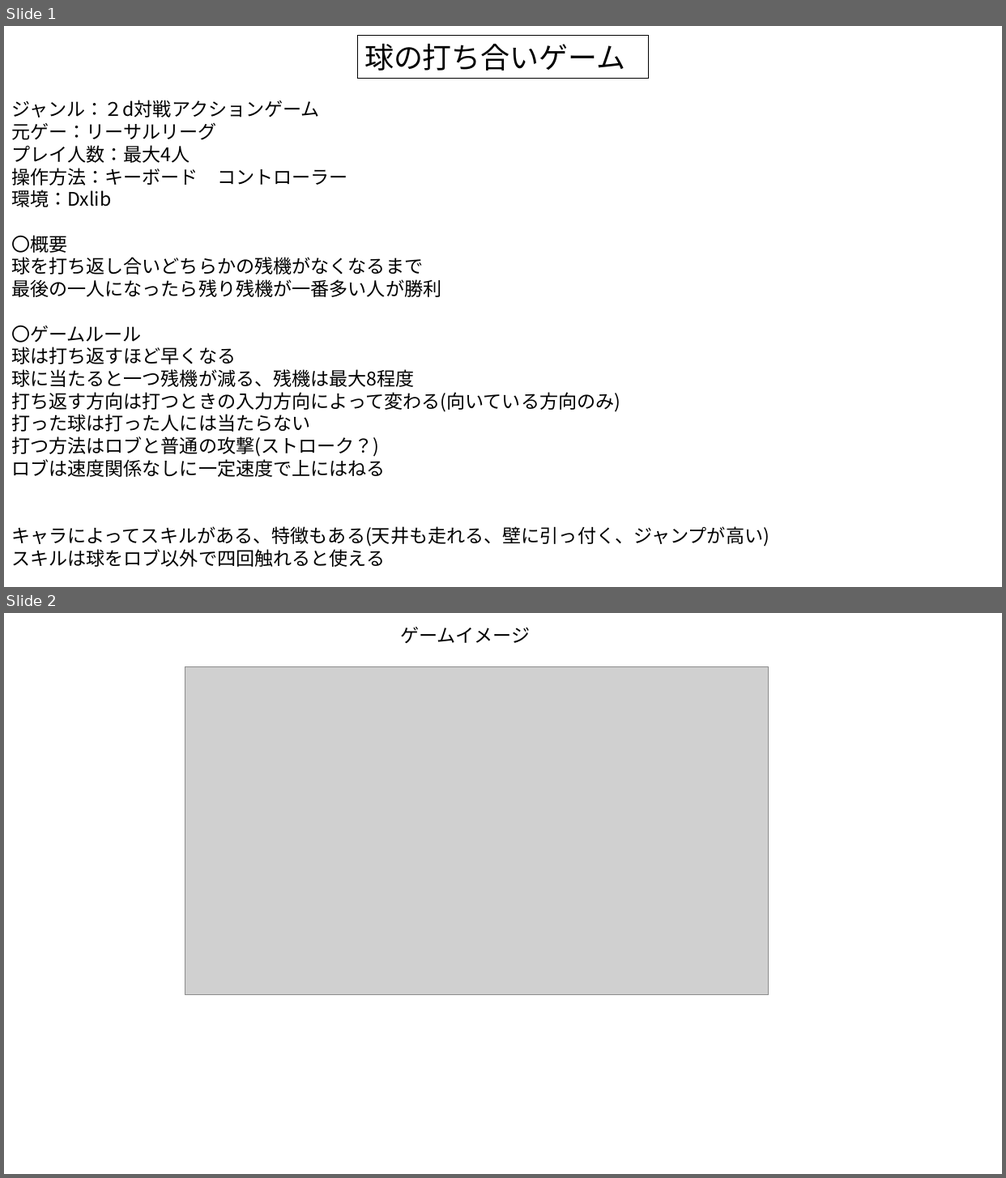
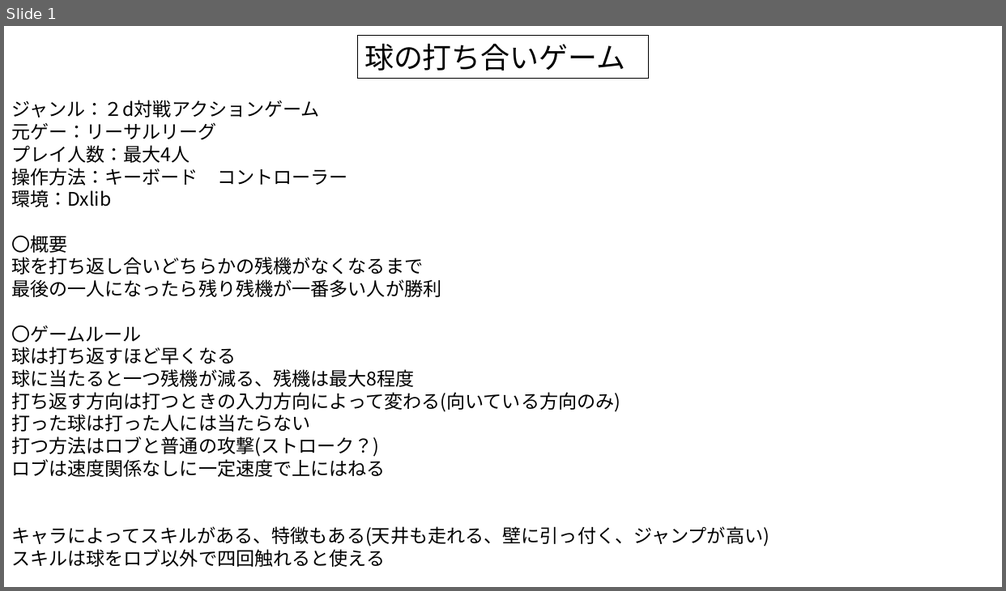
Before and after one commit to 333chan/Deflect-Duel, a slide deck: 企画案.pptx. Shown one above the other, each under a label of ours: slides 1 and 2 before the commit, slide 1 after it. The pictures are 1006x1178 and 1006x591 pixels, drawn with LibreOffice and Linux fonts; fonts in the diff are those of the drawing; grey boxes stand for pictures. Boxes give left, top, right and bottom in pixels: in the first picture for what was removed or moved away, otherwise in the second. Text is boxed around its words. In the diff, an @@ line names an element or a change of style, - is before the commit and + after.

Commit message:
企画案

```diff
--- a/企画案.pptx
+++ b/企画案.pptx
@@ slide 2 removed at <box>4,613,1002,1174</box>, background #FFFFFF @@
@@ text removed at <box>400,627,530,643</box> @@
-ゲームイメージ
@@ picture removed at <box>185,667,769,995</box> @@
```
